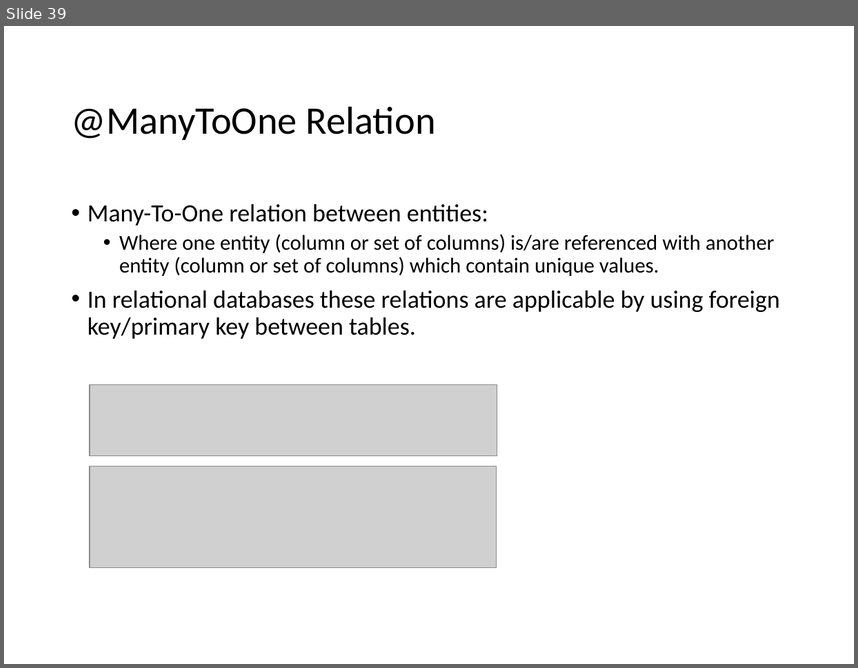
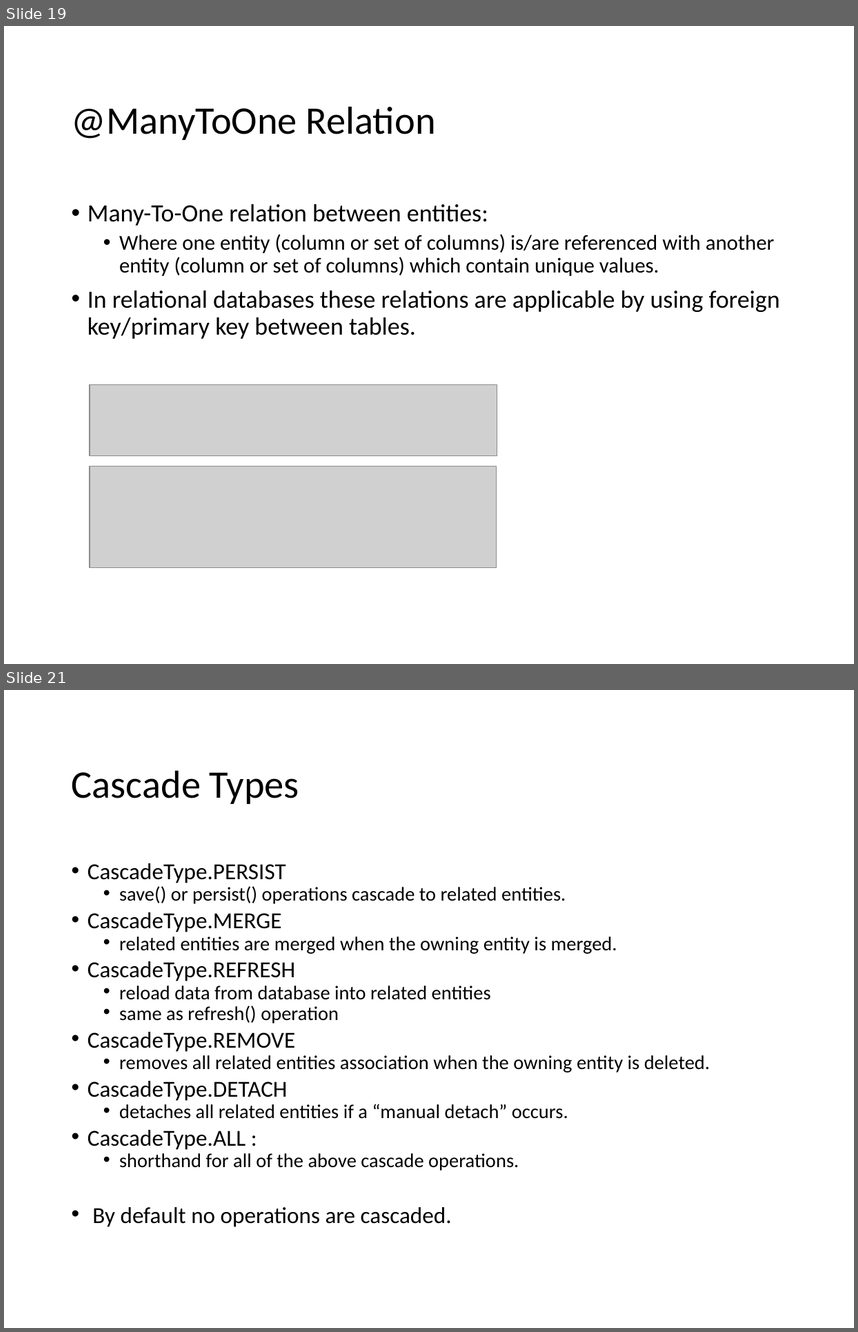
Before and after one commit to lawren43/mytest-repo, a slide deck: test-springmvc/doc/1.JPA Introduction.pptx. Shown one above the other, each under a label of ours: slide 39 before the commit, slides 19 and 21 after it; the slides between them are not shown. The pictures are 858x668 and 858x1332 pixels, drawn with LibreOffice and Linux fonts; fonts in the diff are those of the drawing; grey boxes stand for pictures. Boxes give left, top, right and bottom in pixels: in the first picture for what was removed or moved away, otherwise in the second. Text is boxed around its words. In the diff, an @@ line names an element or a change of style, - is before the commit and + after.

```diff
--- a/test-springmvc/doc/1.JPA Introduction.pptx
+++ b/test-springmvc/doc/1.JPA Introduction.pptx
@@ slide 21 added at (4,690,854,1328), background #FFFFFF @@
@@ title added at (72,770,299,804), 33 pt, text #000000 @@
+Cascade Types
@@ text added at (87,863,710,1227), 16.6 pt, text #000000 @@
+• CascadeType.PERSIST
+  • save() or persist() operations cascade to related entities.
+• CascadeType.MERGE
+  • related entities are merged when the owning entity is merged.
+• CascadeType.REFRESH
+  • reload data from database into related entities
+  • same as refresh() operation
+• CascadeType.REMOVE
+  • removes all related entities association when the owning entity is deleted.
+• CascadeType.DETACH
+  • detaches all related entities if a “manual detach” occurs.
+• CascadeType.ALL :
+  • shorthand for all of the above cascade operations.
+• By default no operations are cascaded.
@@ what was slide 39 is now slide 19 @@
```
Also in this commit, not shown: 2 slides changed, 2 other slides added, 7 slides removed, 5 other files.
